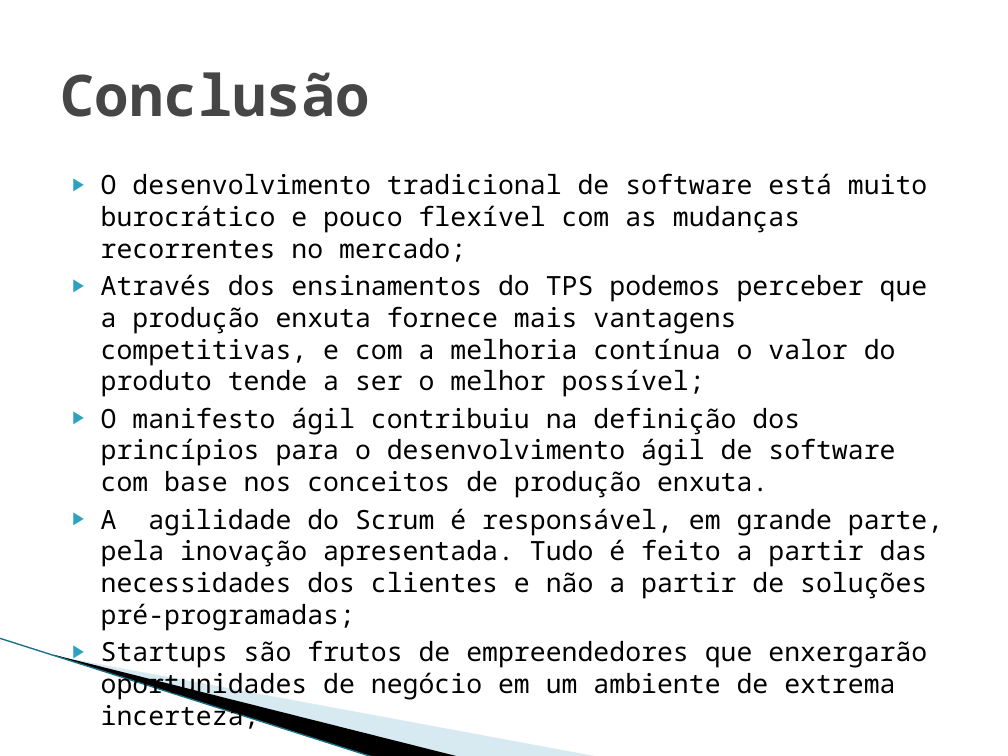
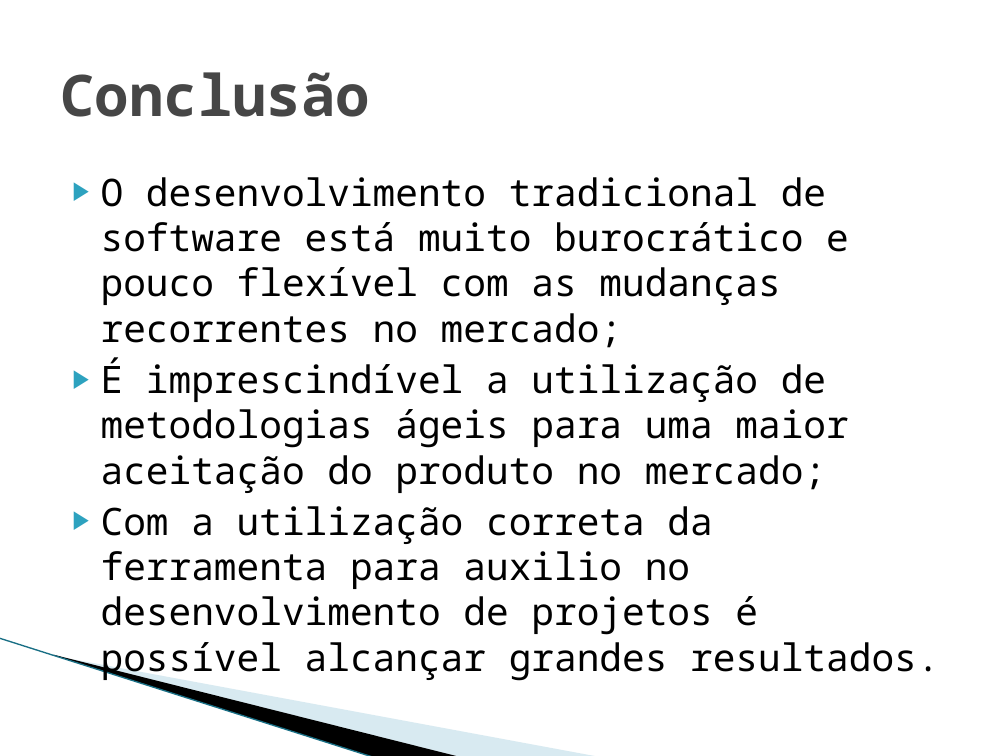
Before and after one commit to Elton-Garbin/TCC-2016, a slide deck: slide 62 of StartIdea/StartIdea.Docs/Apresentacao.pptx. Drawn at 1008x756 pixels with LibreOffice and Linux fonts; fonts in the diff are those of the drawing; background and template pictures are left out. Boxes give left, top, right and bottom in pixels: in the first picture for what was removed or moved away, otherwise in the second. Text is boxed around its words. In the diff, an @@ line names an element or a change of style, - is before the commit and + after.

```diff
--- a/StartIdea/StartIdea.Docs/Apresentacao.pptx
+++ b/StartIdea/StartIdea.Docs/Apresentacao.pptx
@@ text at (101,177,849,348): size 18.9 to 27 pt in "O desenvolvimento tradicional de software está muito ..." @@
@@ text at (101,358,939,682): text changed; size 18.9 to 27 pt @@
-▶ Através dos ensinamentos do TPS podemos perceber que a produção enxuta fornece mais vantagens competitivas, e com a melhoria contínua o valor do produto tende a ser o melhor possível;
-▶ O manifesto ágil contribuiu na definição dos princípios para o desenvolvimento ágil de software com base nos conceitos de produção enxuta.
-▶ A agilidade do Scrum é responsável, em grande parte, pela inovação apresentada. Tudo é feito a partir das necessidades dos clientes e não a partir de soluções pré-programadas;
-▶ Startups são frutos de empreendedores que enxergarão oportunidades de negócio em um ambiente de extrema incerteza;
+▶ É imprescindível a utilização de metodologias ágeis para uma maior aceitação do produto no mercado;
+▶ Com a utilização correta da ferramenta para auxilio no desenvolvimento de projetos é possível alcançar grandes resultados.
```
Also in this commit, not shown: 2 other slides changed, 1 slide added.
